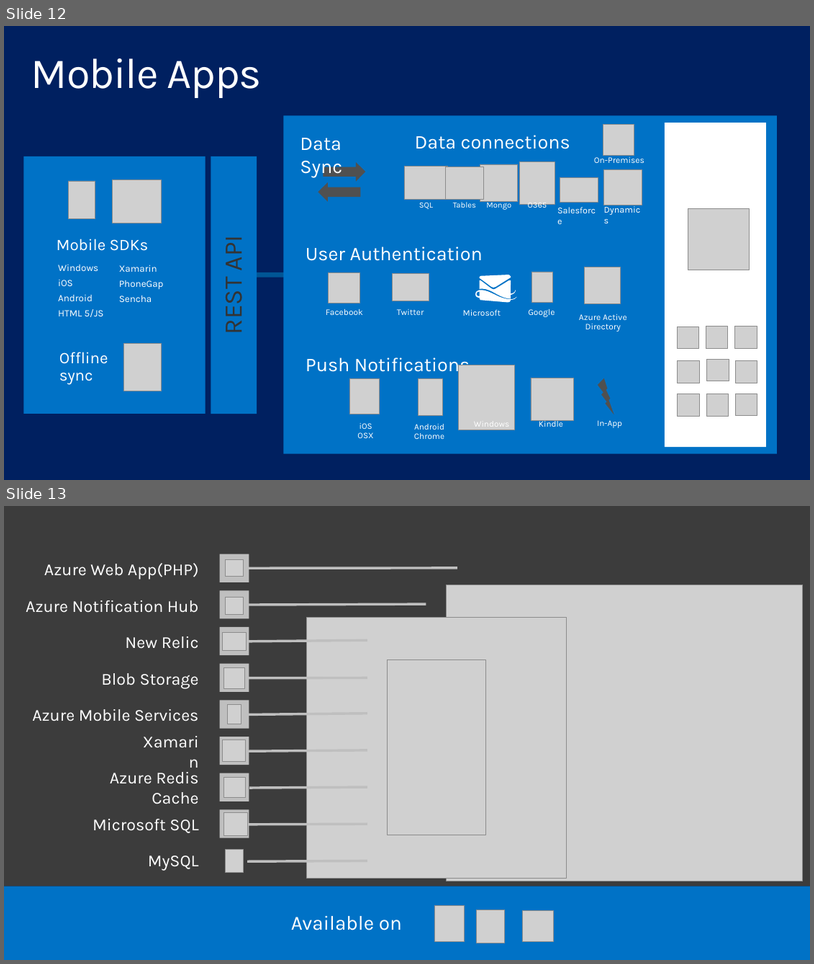
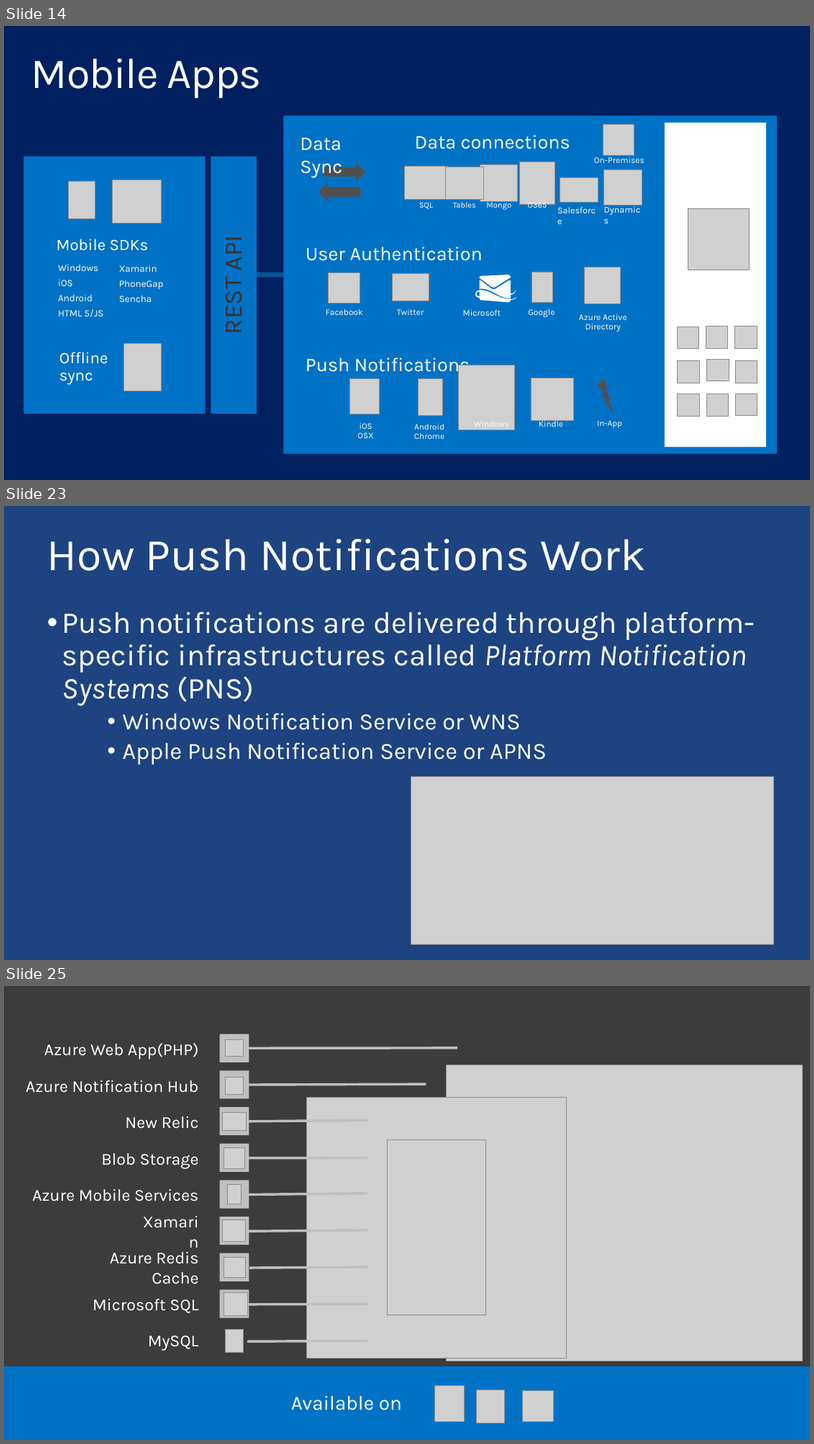
Before and after one commit to kunal-chowdhury/Public-Speakings, a slide deck: 12-Nov-2016, Microsoft Azure MVP Bootcamp/Azure App Services and Universal Windows Platform.pptx. Shown one above the other, each under a label of ours: slides 12 and 13 before the commit, slides 14, 23 and 25 after it; the slides between them are not shown. The pictures are 814x964 and 814x1444 pixels, drawn with LibreOffice and Linux fonts; fonts in the diff are those of the drawing; grey boxes stand for pictures; background and template pictures are left out. Boxes give left, top, right and bottom in pixels: in the first picture for what was removed or moved away, otherwise in the second. Text is boxed around its words. In the diff, an @@ line names an element or a change of style, - is before the commit and + after.

Commit message:
Updated slide 'Azure App Services and Universal Windows Platform' for 'Azure MVP Bootcamp'

```diff
--- a/12-Nov-2016, Microsoft Azure MVP Bootcamp/Azure App Services and Universal Windows Platform.pptx
+++ b/12-Nov-2016, Microsoft Azure MVP Bootcamp/Azure App Services and Universal Windows Platform.pptx
@@ slide 23 added at (x1=4, y1=506, x2=810, y2=960), background picture (left out) @@
@@ title added at (x1=47, y1=538, x2=646, y2=571), 55.1 pt, text #FFFFFF @@
+How Push Notifications Work
@@ text added at (x1=62, y1=612, x2=754, y2=764), 36.7 pt, text #FFFFFF @@
+• Push notifications are delivered through platform-specific infrastructures called Platform Notification Systems (PNS)
+    • Windows Notification Service or WNS
+    • Apple Push Notification Service or APNS
@@ picture added at (x1=411, y1=777, x2=774, y2=944) @@
@@ page number added at (x1=593, y1=920, x2=774, y2=944), 20.4 pt, text #289FD7 @@
+23
@@ what was slide 12 is now slide 14 @@
@@ what was slide 13 is now slide 25 @@
```
Also in this commit, not shown: 3 slides changed, 13 other slides added, 4 slides removed.
